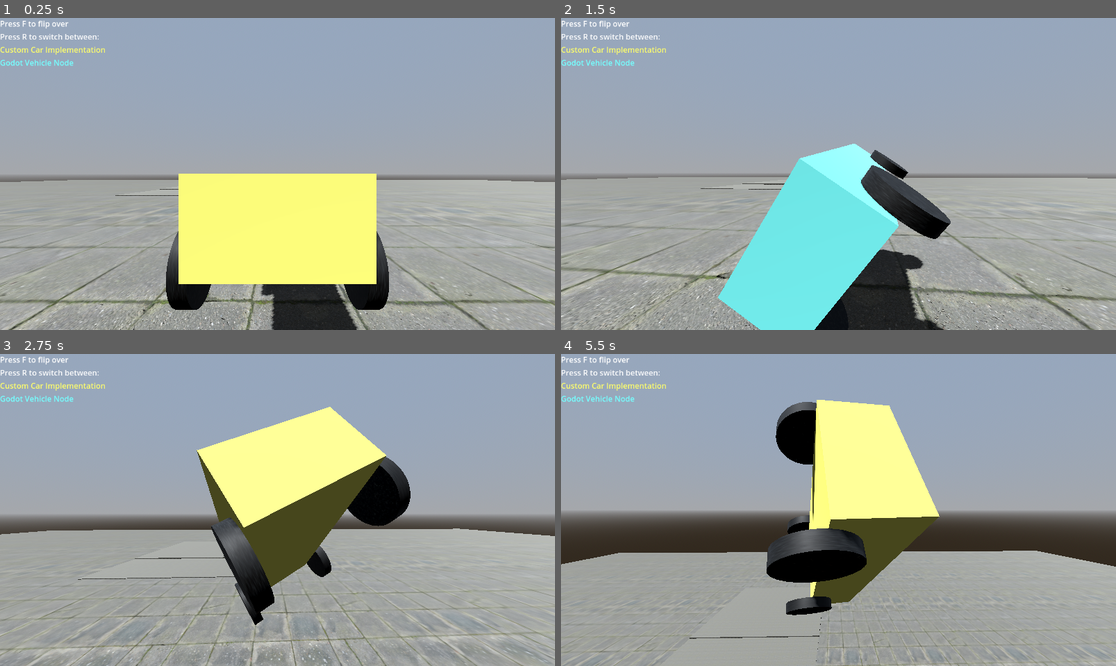
Above: before the commit, frames 1-4 (two rows, left to right).
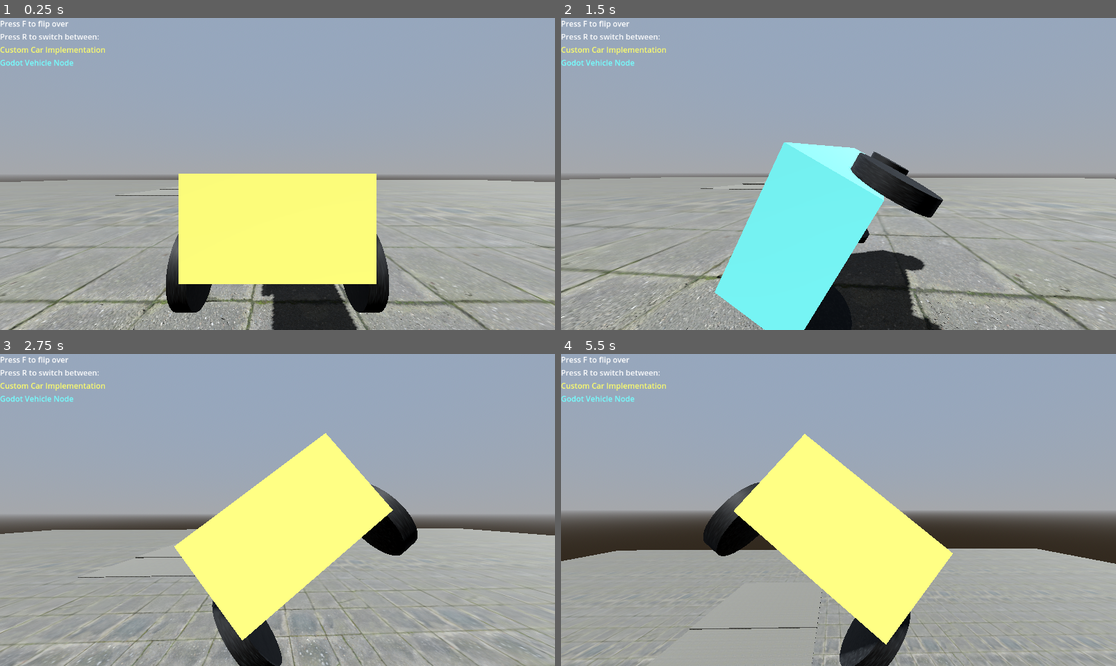
Above: after the commit, the same moments.

Repository: Seerban/godot-vehicle
Game: Godot game, scene res://Scenes/main.tscn
Two runs of this game, one before a commit and one after it. Both use one fixed random seed, a clock stepped at 60 frames per second and the inputs below.
Inputs (mouse positions are in pixels of both pictures, inside the frame that each line leads up to):
- Up to frame 1 (0.25 s): no input
- Up to frame 2 (1.5 s): tap F at 0.5, 1.25, 1.35 s; move the mouse to (866, 174) at 0.52 s; hold W (forward) from 0.53 s (still down); tap R at 0.6 s; click (866, 174) at 0.67 s; move the mouse to (810, 174) at 1.27 s
- Up to frame 3 (2.75 s): keep holding W (forward); tap F at 2 s; move the mouse to (288, 503) at 2.02 s; tap R at 2.1 s
- Up to frame 4 (5.5 s): keep holding W (forward); tap F at 2.75, 2.85, 3.5, 4.25, 4.35 s; move the mouse to (832, 516) at 2.77 s; click (832, 516) at 2.92 s; move the mouse to (877, 513) at 3.52 s; tap R at 3.6, 5.1 s; move the mouse to (794, 506) at 4.27 s; move the mouse to (844, 510) at 5.02 s; click (844, 510) at 5.17 s

The runs differ from the first frame. In frame 1, 0.2% of the frame differs, in the area x 29-71%, y 68-95%; in frame 2, 8.3%; in frame 3, 21%; in frame 4, 21%, in the area x 0-100%, y 14-100%.

Commit message:
Fixed forces apply point

Diff:
--- a/Scripts/custom_wheel.gd
+++ b/Scripts/custom_wheel.gd
@@ -1,6 +1,7 @@
 extends RayCast3D
 class_name Wheel
 
+var radius := 0.
 var spring_prev := 0.
 var spring_coeff := 0.
 var on_ground := false
@@ -10,13 +11,16 @@
 @export var grip_multiplier := 1
 
 @export_group("Suspension")
-@export var radius := 0.5
+@export var tire_radius := 0.5
 @export var spring_length := 0.75
 @export var spring_strength := 25
 @export var damping := 70
 
 @onready var wheel := $WheelMesh
 @onready var car : Vehicle = get_parent()
+
+func get_contact_point() -> Vector3:
+	return global_position - car.global_position - global_basis.y * radius
 
 func _spring() -> void:
 	var up = transform.basis.y
@@ -33,7 +37,7 @@
 		var damp = (dist - spring_prev) * damping
 		spring_prev = dist
 
-		car.apply_force(up * (dist * spring_strength + damp) , global_position - car.global_position)
+		car.apply_force(up * (dist * spring_strength + damp) , get_contact_point())
 
 		wheel.position = Vector3(0, 0.5-spring_length+dist, 0)
 
@@ -46,18 +50,18 @@
 	var side_velocity := point_velocity.normalized().dot(global_basis.z) * 7.5 * grip_multiplier
 	var force := -global_basis.z * side_velocity * 9.8 * car.mass / 4. * downforce * 1.5
 
-	car.apply_force(force, global_position - car.global_position)
+	car.apply_force(force, get_contact_point())
 
 func accelerate(power := 0.) -> void:
 	if not on_ground or not powered: return
-	car.apply_force(car.global_basis.x * power, global_position - car.global_position)
+	car.apply_force(car.global_basis.x * power, get_contact_point())
 
 func brake(power := 0.) -> void:
 	if not on_ground: return
 
 	var braking_dot : float = car.linear_velocity.normalized().dot(global_basis.x)
 	var braking_force := global_basis.x * -braking_dot * power
-	car.apply_force(braking_force, global_position - car.global_position)
+	car.apply_force(braking_force, get_contact_point())
 
 func steer(angle := 0.) -> void:
 	if not steering: return
@@ -70,8 +74,9 @@
 
 func _ready() -> void:
 	target_position = Vector3(0, -spring_length, 0)
-	wheel.mesh.top_radius = radius
-	wheel.mesh.bottom_radius = radius
+	wheel.mesh.top_radius = tire_radius
+	wheel.mesh.bottom_radius = tire_radius
+	radius = tire_radius * 0.94
 
 func _physics_process(delta: float) -> void:
 	_spring()
--- a/Scripts/godot_vehicle.gd
+++ b/Scripts/godot_vehicle.gd
@@ -1,19 +1,13 @@
 extends VehicleBody3D
 
 @export var power := 100.
-@export var brake_power := 2.5
+@export var brake_power := 1.5
 @export var turning_deg := 15.
 
 @onready var wheels = [$WheelBL, $WheelBR, $WheelFL, $WheelFR]
 
-func accel(powered := false, reverse := false) -> void:
-	if powered:
-		if reverse:
-			engine_force = lerp(engine_force, power * -1, 0.1)
-		else:
-			engine_force = lerp(engine_force, power, 0.1)
-	else:
-		engine_force = 0
+func accelerate(powered := false) -> void:
+	engine_force = power * int(powered)
 
 func braking(powered := false) -> void:
 	brake = brake_power * int(powered)
@@ -27,18 +21,8 @@
 
 func _physics_process(delta: float) -> void:
 	var front_vel = -linear_velocity.dot(transform.basis.x)
-	#var side_vel = linear_velocity.dot(transform.basis.z)
 
-	# Acceleration
-	accel( Input.is_action_pressed("forward") )
-
-	# Reversing
-	if Input.is_action_pressed("backward"):
-		accel(true, true)
-
-	# Braking
-	braking( Input.is_action_pressed("backward") and front_vel > 1)
-
+	accelerate(Input.is_action_pressed("forward"))
+	braking( Input.is_action_pressed("backward") )
 	steer( Input.get_axis("right","left") )
-
 	rotate_wheels( front_vel / 0.5 * delta )
